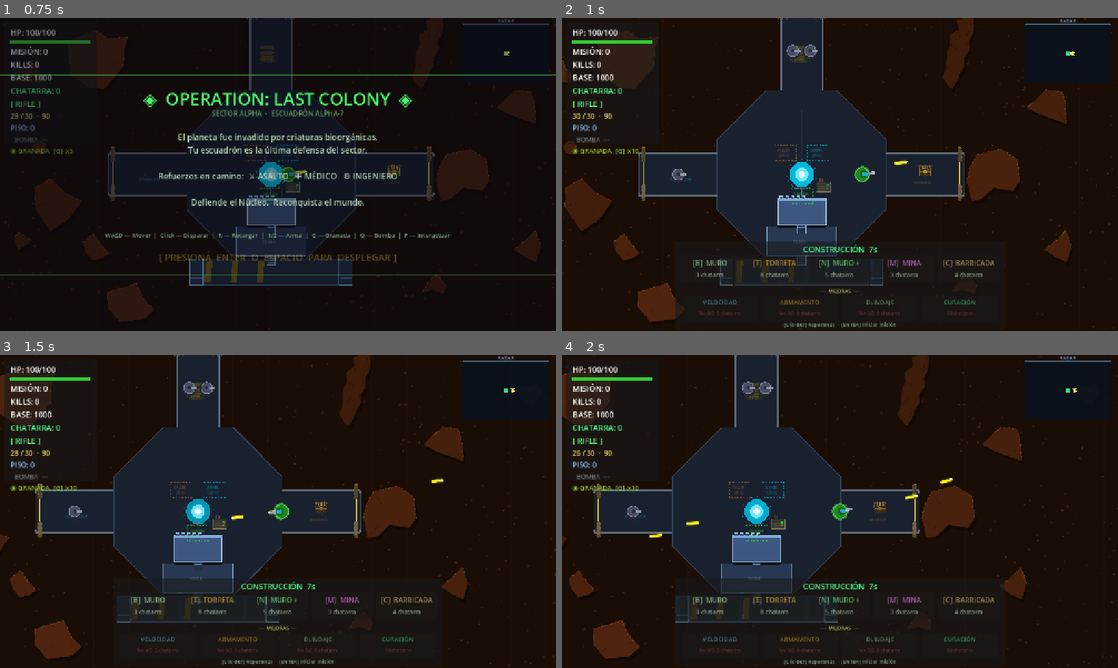
Above: before the commit, frames 1-4 (two rows, left to right).
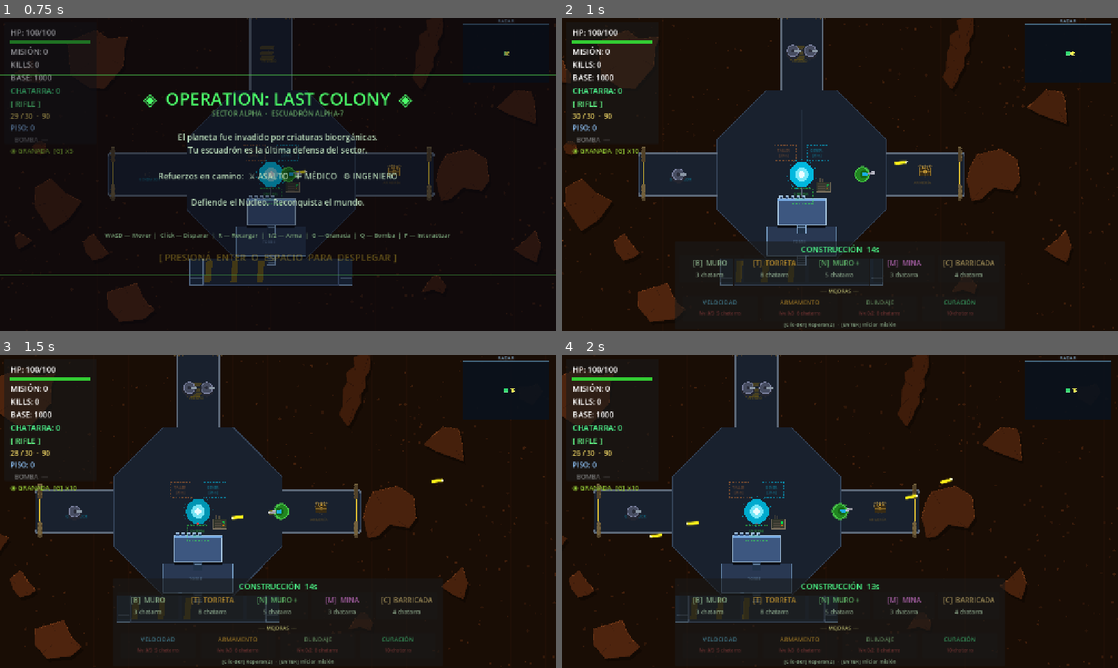
Above: after the commit, the same moments.

Repository: enriquecordero/last-colony
Game: Godot game, scene res://scenes/main.tscn
The game is run twice, just before and just after one commit, with the same random seed, the same clock (stepped at 60 frames per second) and the same inputs. This scene is started directly instead of the project's main scene.
Inputs (mouse positions are in pixels of both pictures, inside the frame that each line leads up to):
- Up to frame 1 (0.75 s): tap Enter at 0.5 s; move the mouse to (400, 158) at 0.52 s; hold Right (ui_right) from 0.53 s (still down); tap F at 0.6 s; click (400, 158) at 0.67 s
- Up to frame 2 (1 s): keep holding Right (ui_right); tap Space at 0.77 s
- Up to frame 3 (1.5 s): release Right (ui_right) at 1.25 s; drag from (166, 527) to (383, 489) at 1.27 s
- Up to frame 4 (2 s): no input

Frame 1 is identical in both runs. In frame 2, 0.2% of the frame differs, in the area x 43-57%, y 72-75%; in frame 3, 0.2%; in frame 4, 0.2%.
Error in both runs: Cannot call method 'queue_free' on a null value. (res://scripts/main.gd:470)

Commit message:
Wall hit feedback, low-HP warning, slower hordes, longer build phase
Wall damage feedback (wall.gd + FortWall):
- Amber flash + horizontal shake on each hit
- Below 30% HP: pulsing red border + smoke puffs (FortWall too)
- HP bar color shifts green→yellow→red based on damage

Build phase 7s → 14s (bigger fortress = need more time to plan)

Slower hordes (the carpet should ooze, not sprint):
- Wave base_spd 90+wave*10 → 55+wave*6 (normal)
- Wave base_spd 100+wave*12 → 65+wave*8 (survival)
- Larva default speed 52 → 35 (affects pre-populate spawns)

Co-Authored-By: Claude Sonnet 4.6 <noreply@anthropic.com>

Diff:
--- a/scripts/fortress.gd
+++ b/scripts/fortress.gd
@@ -52,20 +52,65 @@
 
 # ── Damageable wall segment ──
 class FortWall extends StaticBody2D:
-	var hp:     int = 300
-	var max_hp: int = 300
-
-	func init_wall(wall_size: Vector2) -> void:
+	const WARN_THRESHOLD := 0.30
+
+	var hp:        int = 300
+	var max_hp:    int = 300
+	var wall_size: Vector2 = Vector2.ZERO
+	var _hit_t:    float = 0.0
+	var _warn_t:   float = 0.0
+
+	func init_wall(ws: Vector2) -> void:
 		collision_layer = 8
 		collision_mask  = 0
+		wall_size = ws
 		var cs := CollisionShape2D.new()
 		var rs := RectangleShape2D.new()
-		rs.size  = wall_size
+		rs.size  = ws
 		cs.shape = rs
 		add_child(cs)
+		set_process(true)
+		z_index = 1
+
+	func _process(delta: float) -> void:
+		var redraw: bool = false
+		if _hit_t > 0.0:
+			_hit_t = maxf(0.0, _hit_t - delta * 4.0)
+			redraw = true
+		var pct: float = float(hp) / float(maxi(max_hp, 1))
+		if pct < WARN_THRESHOLD and hp > 0:
+			_warn_t += delta * 6.5
+			redraw = true
+		if redraw:
+			queue_redraw()
+
+	func _draw() -> void:
+		if hp <= 0:
+			return
+		var pct: float = float(hp) / float(maxi(max_hp, 1))
+		var hs:  Vector2 = wall_size * 0.5
+		if _hit_t > 0.0:
+			draw_rect(Rect2(-hs, wall_size),
+				Color(1.0, 0.85, 0.55, _hit_t * 0.55))
+		if pct < WARN_THRESHOLD:
+			var pulse: float = 0.55 + 0.45 * absf(sin(_warn_t))
+			draw_rect(Rect2(-hs - Vector2(2, 2), wall_size + Vector2(4, 4)),
+				Color(1.0, 0.20, 0.10, pulse * 0.85), false, 2.5)
+		if pct < 1.0:
+			var bw: float = wall_size.x
+			var by: float = -hs.y - 6.0
+			draw_rect(Rect2(-bw * 0.5, by, bw, 3.0), Color(0.1, 0.0, 0.0, 0.85))
+			var bar_col: Color = Color(0.3, 0.85, 0.3)
+			if pct < WARN_THRESHOLD:
+				bar_col = Color(1.0, 0.25, 0.10)
+			elif pct < 0.6:
+				bar_col = Color(0.95, 0.75, 0.20)
+			draw_rect(Rect2(-bw * 0.5, by, bw * pct, 3.0), bar_col)
 
 	func take_damage(amount: int) -> void:
 		hp = maxi(0, hp - amount)
+		_hit_t = 1.0
+		queue_redraw()
 		if hp == 0:
 			for cs in get_children():
 				if cs is CollisionShape2D:
--- a/scripts/larva.gd
+++ b/scripts/larva.gd
@@ -9,7 +9,7 @@
 var body_color:   Color = Color(0.85, 0.1, 0.1)
 var body_radius:  float = 12.0
 
-var speed:            float   = 52.0
+var speed:            float   = 35.0
 var hp:               int     = -1
 var player:           Node2D
 var base_pos:         Vector2 = Vector2.ZERO
--- a/scripts/main.gd
+++ b/scripts/main.gd
@@ -74,7 +74,7 @@
 
 enum BuildType { WALL, TURRET, WALL_PLUS, MINE, BARRICADA }
 
-const BUILD_PHASE_TIME := 7.0
+const BUILD_PHASE_TIME := 14.0
 const MAX_TURRETS      := 3
 
 var _player:          CharacterBody2D
@@ -1603,7 +1603,7 @@
 	var is_stage3:   bool  = StageManager.selected_mission_id.begins_with("stage3")
 
 	var hp_mult:   float = 1.0 + (_wave - 1) * (0.32 if is_survival else 0.22)
-	var base_spd:  float = (100.0 + (_wave - 1) * 12.0) if is_survival else (90.0 + (_wave - 1) * 10.0)
+	var base_spd:  float = (65.0 + (_wave - 1) * 8.0) if is_survival else (55.0 + (_wave - 1) * 6.0)
 	var count:     int   = (8000 + _wave * 1500) if is_survival else (5000 + _wave * 1000)
 	var interval:  float = 0.0015 if is_survival else 0.0025
 	var max_live:  int   = 1000 if is_survival else 800
--- a/scripts/wall.gd
+++ b/scripts/wall.gd
@@ -1,28 +1,72 @@
 extends StaticBody2D
+
+const WARN_THRESHOLD := 0.30
 
 var hp:     int = 200
 var max_hp: int = 200
 
+var _hit_t:   float = 0.0   # flash on impact
+var _warn_t:  float = 0.0   # pulse when below threshold
+var _shake_x: float = 0.0
+
 func _ready() -> void:
 	collision_layer = 8
 	collision_mask  = 0
+	set_process(true)
 	queue_redraw()
 
+func _process(delta: float) -> void:
+	var redraw := false
+	if _hit_t > 0.0:
+		_hit_t = maxf(0.0, _hit_t - delta * 4.0)
+		redraw = true
+	if _shake_x != 0.0:
+		_shake_x = lerpf(_shake_x, 0.0, delta * 12.0)
+		if absf(_shake_x) < 0.1:
+			_shake_x = 0.0
+		redraw = true
+	if float(hp) / float(max_hp) < WARN_THRESHOLD and hp > 0:
+		_warn_t += delta * 6.5
+		redraw = true
+	if redraw:
+		queue_redraw()
+
 func _draw() -> void:
-	var t    := float(hp) / float(max_hp)
-	var fill := Color(0.32, 0.32, 0.44).lerp(Color(0.55, 0.18, 0.18), 1.0 - t)
-	draw_rect(Rect2(-20, -10, 40, 20), fill)
-	draw_rect(Rect2(-20, -10, 40, 20), Color(0.55, 0.55, 0.68), false, 2.0)
-	# Rivets
+	var t: float    = float(hp) / float(max_hp)
+	var fill: Color = Color(0.32, 0.32, 0.44).lerp(Color(0.55, 0.18, 0.18), 1.0 - t)
+	if _hit_t > 0.0:
+		fill = fill.lerp(Color(1.0, 0.85, 0.55), _hit_t * 0.7)
+	var ox: float = _shake_x
+
+	draw_rect(Rect2(-20 + ox, -10, 40, 20), fill)
+	draw_rect(Rect2(-20 + ox, -10, 40, 20), Color(0.55, 0.55, 0.68), false, 2.0)
 	for dx in [-12.0, 0.0, 12.0]:
-		draw_circle(Vector2(dx, 0), 2.0, Color(0.65, 0.65, 0.75))
+		draw_circle(Vector2(dx + ox, 0), 2.0, Color(0.65, 0.65, 0.75))
+
+	# Critical warning: pulsing red border + smoke puff
+	if t < WARN_THRESHOLD and hp > 0:
+		var pulse: float = 0.55 + 0.45 * absf(sin(_warn_t))
+		draw_rect(Rect2(-22 + ox, -12, 44, 24),
+			Color(1.0, 0.20, 0.10, pulse * 0.85), false, 2.5)
+		var smoke_y: float = -14.0 - sin(_warn_t * 0.7) * 3.0
+		draw_circle(Vector2(-6 + ox, smoke_y), 3.5, Color(0.55, 0.35, 0.25, 0.45 * pulse))
+		draw_circle(Vector2( 8 + ox, smoke_y - 2.0), 2.8, Color(0.55, 0.35, 0.25, 0.35 * pulse))
+
 	# HP bar
 	if hp < max_hp:
-		draw_rect(Rect2(-20, -15, 40, 3), Color(0.1, 0.0, 0.0))
-		draw_rect(Rect2(-20, -15, 40.0 * t, 3), Color(0.3, 0.75, 0.3))
+		draw_rect(Rect2(-20 + ox, -15, 40, 3), Color(0.1, 0.0, 0.0))
+		var bar_col: Color = Color(0.3, 0.75, 0.3)
+		if t < WARN_THRESHOLD:
+			bar_col = Color(1.0, 0.25, 0.10)
+		elif t < 0.6:
+			bar_col = Color(0.95, 0.75, 0.20)
+		draw_rect(Rect2(-20 + ox, -15, 40.0 * t, 3), bar_col)
 
 func take_damage(amount: int) -> void:
 	hp -= amount
+	_hit_t   = 1.0
+	_shake_x = randf_range(-2.5, 2.5)
 	queue_redraw()
 	if hp <= 0:
+		# Small dust burst on destruction would be nice but main spawns death effects
 		queue_free()
